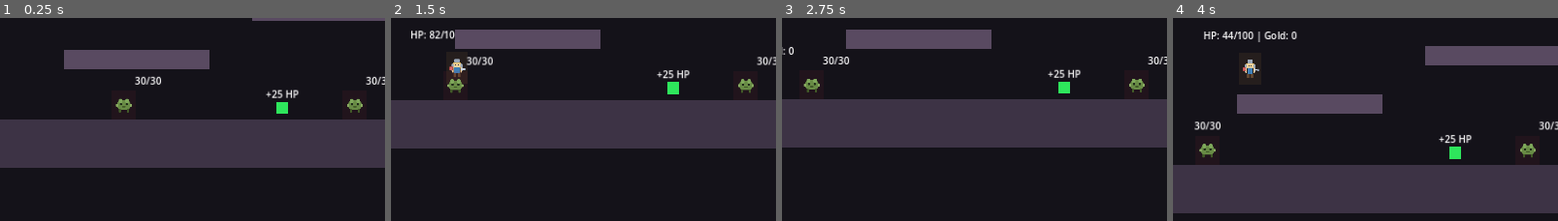
Above: before the commit, frames 1-4 (left to right).
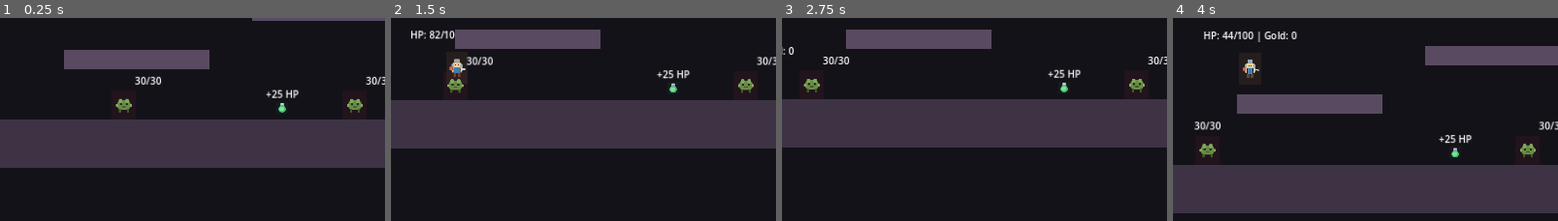
Above: after the commit, the same moments.

Repository: 98longq/relicbound
Game: Godot game, scene res://scenes/levels/test_level.tscn
Same seed, same stepped clock (60 frames per second), same inputs: the game is played once before the commit and once after it.
Inputs (mouse positions are % of the whole screen's width and height, from its top left):
- Up to frame 1 (0.25 s): no input
- Up to frame 2 (1.5 s): tap Enter (ui_accept) at 0.5, 0.77 s; move the mouse to (72, 46) at 0.52 s; hold R 0.53-1.28 s; hold Right (ui_right) from 0.53 s (still down); click (72, 46) at 0.67 s; move the mouse to (29, 57) at 1.27 s; tap Space at 1.35 s
- Up to frame 3 (2.75 s): tap Enter (ui_accept) at 1.52, 2 s; move the mouse to (60, 28) at 2.02 s; release Right (ui_right) at 2.03 s; hold Left (ui_left) from 2.03 s (still down); hold J from 2.03 s (still down)
- Up to frame 4 (4 s): move the mouse to (45, 73) at 2.77 s; release Left (ui_left) at 2.78 s; release J at 2.78 s; hold Right (ui_right) from 2.78 s (still down); tap R at 2.85 s; click (45, 73) at 2.92 s; tap Enter (ui_accept) at 3.02, 3.77 s; move the mouse to (80, 68) at 3.52 s; hold Space from 3.53 s (still down)
The pictures show only the part of the screen within x 39-89%, y 40-90%; the shares and areas given below are measured in that part.

The runs differ from the first frame. In frame 1, 0.2% of the frame differs, in the area x 71-75%, y 41-48%; in frame 2, 0.2%, in the area x 71-75%, y 31-38%; in frame 3, 0.2%; in frame 4, 0.2%.

Commit message:
Update item scene resources

Diff:
--- a/scenes/items/pickup_gold.tscn
+++ b/scenes/items/pickup_gold.tscn
@@ -1,6 +1,7 @@
-[gd_scene load_steps=3 format=3]
+[gd_scene load_steps=4 format=3]
 
 [ext_resource type="Script" path="res://scripts/loot/pickup_item.gd" id="1_pickup_item"]
+[ext_resource type="Texture2D" path="res://assets/art/items/gold_coin.svg" id="2_gold_art"]
 
 [sub_resource type="CircleShape2D" id="CircleShape2D_gold"]
 radius = 14.0
@@ -18,7 +19,12 @@
 offset_top = -10.0
 offset_right = 10.0
 offset_bottom = 10.0
-color = Color(1, 0.78, 0.18, 1)
+color = Color(1, 0.78, 0.18, 0.04)
+
+[node name="Art" type="Sprite2D" parent="Visual"]
+position = Vector2(10, 10)
+scale = Vector2(0.7, 0.7)
+texture = ExtResource("2_gold_art")
 
 [node name="Label" type="Label" parent="."]
 offset_left = -24.0
--- a/scenes/items/pickup_health.tscn
+++ b/scenes/items/pickup_health.tscn
@@ -1,6 +1,7 @@
-[gd_scene load_steps=3 format=3]
+[gd_scene load_steps=4 format=3]
 
 [ext_resource type="Script" path="res://scripts/loot/pickup_item.gd" id="1_pickup_item"]
+[ext_resource type="Texture2D" path="res://assets/art/items/health_potion.svg" id="2_potion_art"]
 
 [sub_resource type="CircleShape2D" id="CircleShape2D_health"]
 radius = 14.0
@@ -18,7 +19,12 @@
 offset_top = -10.0
 offset_right = 10.0
 offset_bottom = 10.0
-color = Color(0.18, 0.9, 0.36, 1)
+color = Color(0.18, 0.9, 0.36, 0.04)
+
+[node name="Art" type="Sprite2D" parent="Visual"]
+position = Vector2(10, 10)
+scale = Vector2(0.65, 0.65)
+texture = ExtResource("2_potion_art")
 
 [node name="Label" type="Label" parent="."]
 offset_left = -28.0
